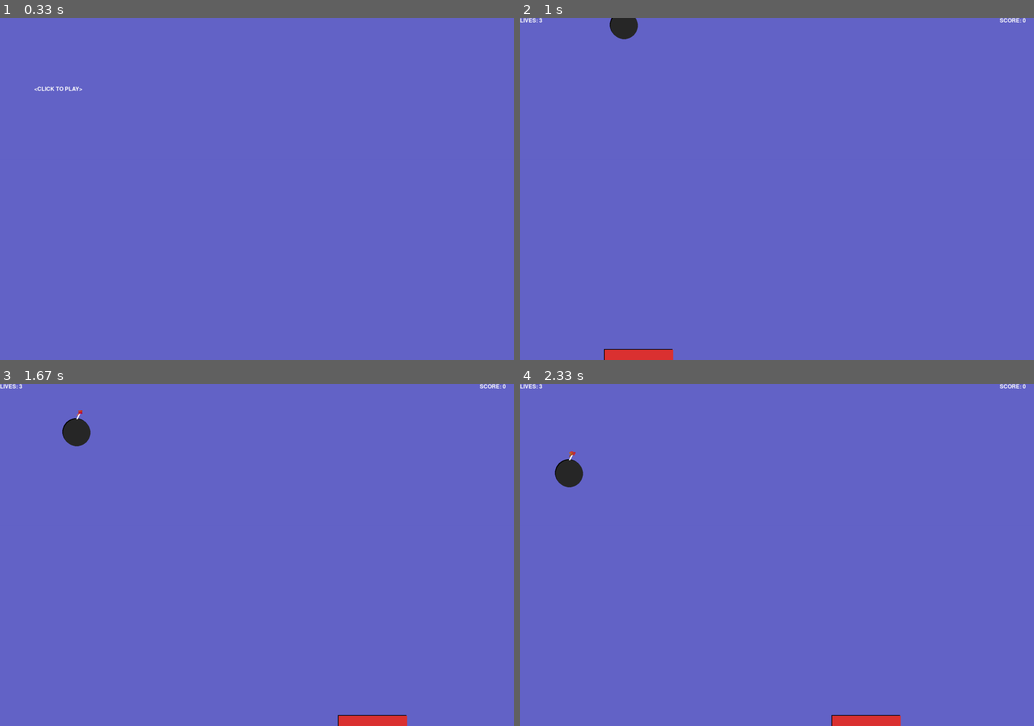
Above: before the commit, frames 1-4 (two rows, left to right).
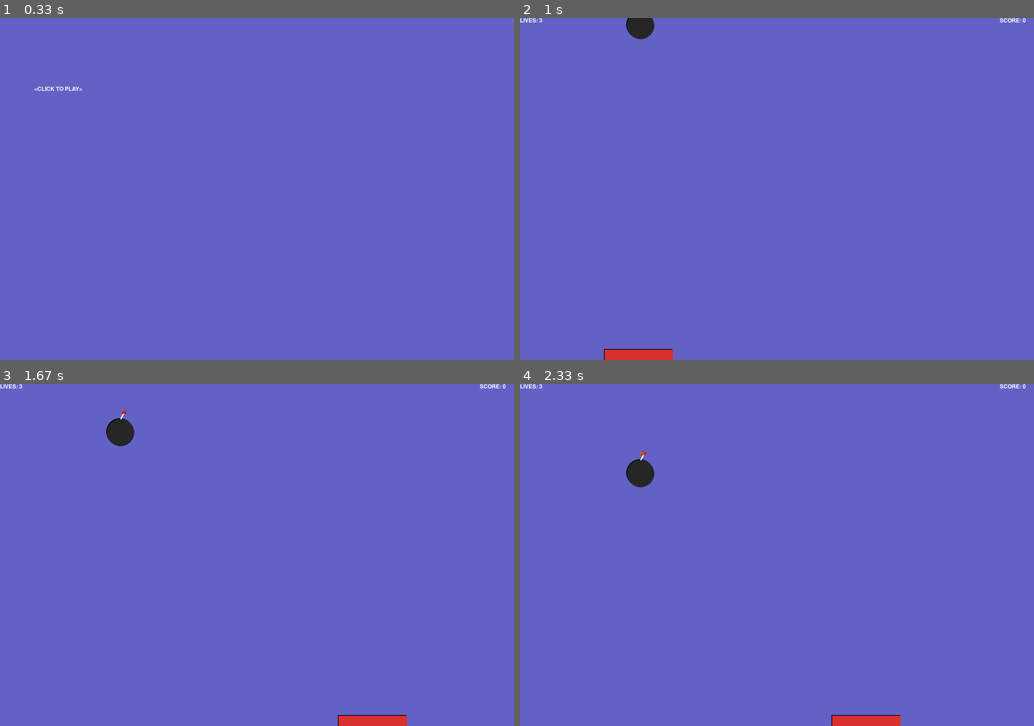
Above: after the commit, the same moments.

Repository: DeepNoceans/PythonPrograms
Game: pygame game, started from Pygame!/L3Cs/bombcatcher.py
Same seed, same stepped clock (60 frames per second), same inputs: the game is played once before the commit and once after it.
Inputs (mouse positions are in pixels of both pictures, inside the frame that each line leads up to):
- Up to frame 1 (0.33 s): no input
- Up to frame 2 (1 s): press the mouse at (653, 192) at 0.37 s; move the mouse to (741, 230) at 0.47 s; release the mouse at (828, 264) at 0.6 s; press the mouse at (653, 192) at 0.7 s; move the mouse to (627, 147) at 0.8 s; release the mouse at (602, 106) at 0.93 s
- Up to frame 3 (1.67 s): press the mouse at (133, 558) at 1.03 s; move the mouse to (113, 524) at 1.13 s; release the mouse at (92, 490) at 1.27 s; press the mouse at (133, 558) at 1.37 s; move the mouse to (236, 544) at 1.47 s; release the mouse at (339, 534) at 1.6 s
- Up to frame 4 (2.33 s): press the mouse at (653, 558) at 1.7 s; move the mouse to (715, 619) at 1.8 s; release the mouse at (782, 681) at 1.93 s; press the mouse at (653, 558) at 2.03 s; move the mouse to (741, 503) at 2.13 s; release the mouse at (833, 452) at 2.27 s

Frame 1 is identical in both runs. In frame 2, 0.4% of the frame differs, in the area x 17-27%, y 0-7%; in frame 3, 0.7%; in frame 4, 0.8%, in the area x 6-27%, y 19-31%.

Commit message:
asdf
asdf

Diff:
--- a/Pygame!/L3Cs/bombcatcher.py
+++ b/Pygame!/L3Cs/bombcatcher.py
@@ -47,7 +47,7 @@
 bomb_y = -50
 vel_y = 3
 
-vel_x = random.randint(-3, 3)
+# vel_x = random.randint(-3, 3)
 #repeating loop
 while True:
     for event in pygame.event.get():
@@ -89,10 +89,10 @@
         #move the bomb
         bomb_y += vel_y
 
-        bomb_x += vel_x
+        # bomb_x += vel_x
 
-        if bomb_x > 1470 or bomb_x < 30:
-            vel_x = -vel_x
+        # if bomb_x > 1470 or bomb_x < 30:
+            # vel_x = -vel_x
 
 
         #has the player missed the bomb?
--- a/Pygame!/L3Cs/bombcatcher3.py
+++ b/Pygame!/L3Cs/bombcatcher3.py
@@ -0,0 +1,150 @@
+# Bomb Catcher Game
+
+import sys
+import random
+import time
+import pygame
+from pygame.locals import *
+from pygame import mixer
+mixer.init()
+
+# Loading the song
+mixer.music.load("boom.wav")
+
+# Setting the volume
+
+# Start playing the song
+
+
+def print_text(font, x, y, text, color=(0,0,0)):
+    imgText = font.render(text, True, color)
+    screen.blit(imgText, (x, y))
+
+
+#main program begins
+pygame.init()
+screen = pygame.display.set_mode((1500, 1000))
+pygame.display.set_caption("Bomb Catching Game")
+font1 = pygame.font.Font(None, 24)
+pygame.mouse.set_visible(False)
+pygame.event.set_grab(True)
+bomb_bird = pygame.image.load("bomb_bird.png").convert_alpha()
+bomb_bird = pygame.transform.scale(bomb_bird,(100, 120))
+WP1 = pygame.image.load("WP_angry_birds1.jpg").convert_alpha()
+WP1 = pygame.transform.scale(WP1, (1500, 1000))
+
+white = 255, 255, 255
+red = 220, 50, 50
+yellow = 230, 230, 50
+black = 0, 0, 0
+gray = 40, 40, 40
+
+lives = 3
+score = 0
+clock_start = 0
+game_over = True
+mouse_x = mouse_y = 0
+
+pos_x = 300
+pos_y = 970
+
+bomb_x = random.randint(100, 1400)
+bomb_y = -50
+
+
+vel_y = 3
+# vel_x = random.randint(-3, 3)
+vel_x = 0
+
+
+
+#repeating loop
+while True:
+    for event in pygame.event.get():
+        if event.type == QUIT:
+            sys.exit()
+        elif event.type == MOUSEMOTION:
+            mouse_x, mouse_y = event.pos
+            move_x, move_y = event.rel
+        elif event.type == MOUSEBUTTONUP:
+            if game_over:
+                game_over = False
+                lives = 3
+                score = 0
+
+    keys = pygame.key.get_pressed()
+    if keys[K_ESCAPE]:
+        sys.exit()
+
+    screen.fill((100, 100, 200))
+    screen.blit(WP1, (0,0))
+
+    print_text(font1, 1400, 0, "SCORE: " + str(score))
+
+    if game_over:
+        print_text(font1, 100, 200, "<CLICK TO PLAY>")
+    else:
+
+        #print # of lives
+        print_text(font1, 0, 0, "LIVES: " + str(lives))
+
+        #print score
+
+        pos_x = mouse_x
+        if pos_x < 0:
+            pos_x = 0
+        elif pos_x > 1400:
+            pos_x = 1400
+        #draw basket
+        pygame.draw.rect(screen, black, (pos_x-2, pos_y-2, 200, 40), 0)
+        pygame.draw.rect(screen, red, (pos_x, pos_y, 200, 40), 0)
+        #move the bomb
+        bomb_y += vel_y
+
+        bomb_x += vel_x
+
+        if bomb_x > 1470 or bomb_x < 30:
+            vel_x = -vel_x
+
+        #has the player missed the bomb?
+        if bomb_y > 1000:
+            lives -= 1
+            if lives == 0:
+                game_over = True
+            mixer.music.play()
+            vel_x = random.randint(-3, 3)
+
+            myfont = pygame.font.Font(None, 41)
+
+            textImage = myfont.render("boom", True, black)
+
+            screen.blit(textImage, (bomb_x, 750))
+
+            myfont = pygame.font.Font(None, 40)
+
+            textImage = myfont.render("boom", True, gray)
+
+            screen.blit(textImage, (bomb_x, 750))
+
+            pygame.display.update()
+
+            time.sleep(.5)
+
+            bomb_x = random.randint(100, 1400)
+            bomb_y = -50
+
+        #see if player has caught the bomb
+        elif bomb_y > pos_y:
+            if bomb_x > pos_x and bomb_x < pos_x + 200:
+                score += 10
+                bomb_x = random.randint(100, 1400)
+                bomb_y = -50
+                vel_x = random.randint(-3, 3)
+
+        #draw the bomb
+        # pygame.draw.circle(screen, black, (bomb_x-2, int(bomb_y)-2), 40, 0)
+        pygame.draw.circle(screen, gray, (bomb_x, int(bomb_y)), 40, 0)
+        screen.blit(bomb_bird, (bomb_x-53, int(bomb_y)-77))
+
+
+    pygame.display.update()
Binary file added: Pygame!/WP_angry_birds1.jpg
Renamed: bomb_bird.png -> Pygame!/bomb_bird.png
